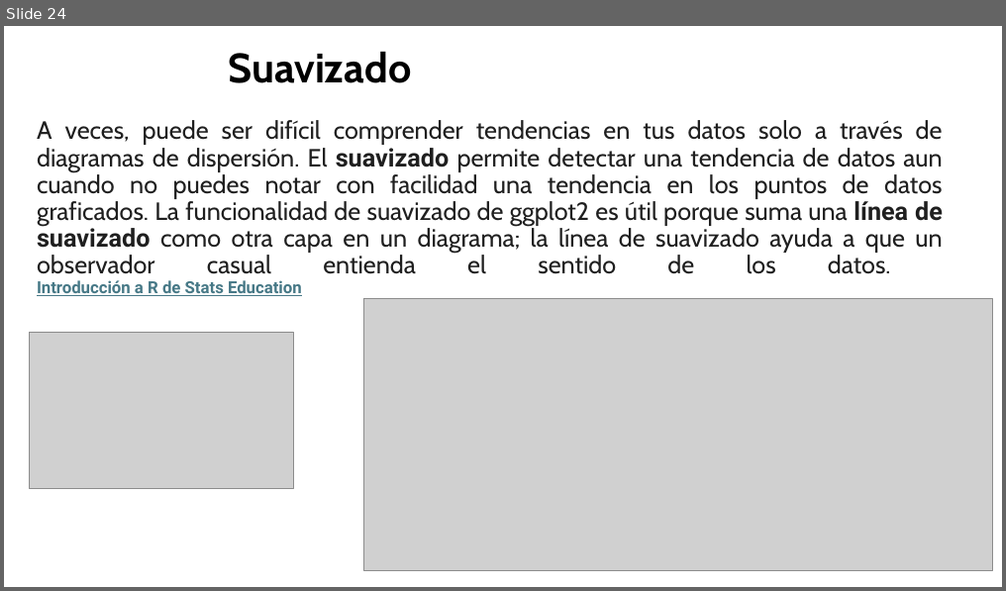
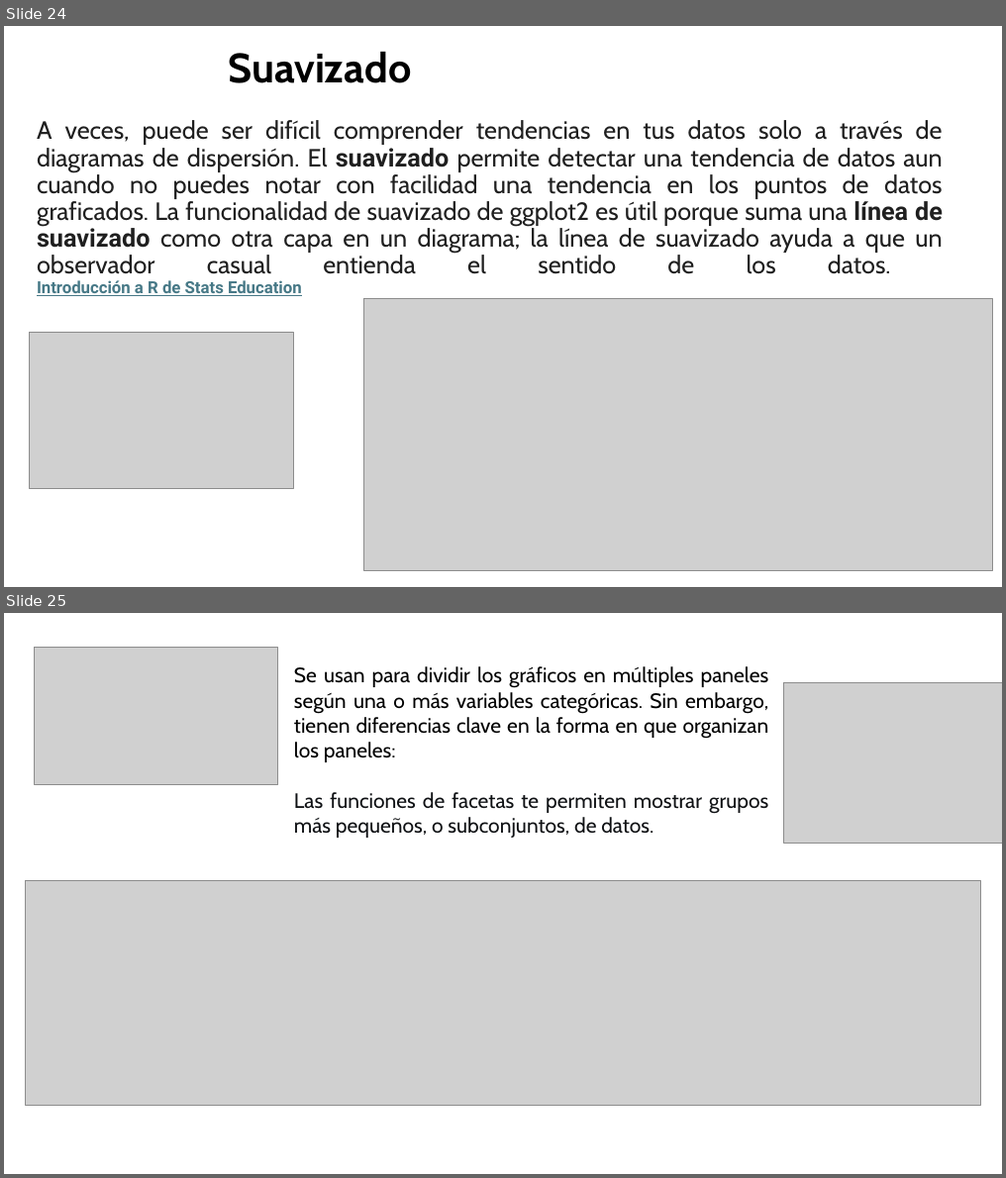
Before and after one commit to megath12/Data_Analysis_Google, a slide deck: 7_2_AnalisisD_programando_R.pptx. Shown one above the other, each under a label of ours: slide 24 before the commit, slides 24 and 25 after it. The pictures are 1006x591 and 1006x1178 pixels, drawn with LibreOffice and Linux fonts; fonts in the diff are those of the drawing; grey boxes stand for pictures. Boxes give left, top, right and bottom in pixels: in the first picture for what was removed or moved away, otherwise in the second. Text is boxed around its words. In the diff, an @@ line names an element or a change of style, - is before the commit and + after.

```diff
--- a/7_2_AnalisisD_programando_R.pptx
+++ b/7_2_AnalisisD_programando_R.pptx
@@ slide 25 added at (4,613,1002,1174), background #FFFFFF @@
@@ picture added at (35,648,278,784) @@
@@ text added at (294,666,769,838), 20 pt, text #000000 @@
+Se usan para dividir los gráficos en múltiples paneles según una o más variables categóricas. Sin embargo, tienen diferencias clave en la forma en que organizan los paneles:
+Las funciones de facetas te permiten mostrar grupos más pequeños, o subconjuntos, de datos.
@@ picture added at (784,682,1002,843) @@
@@ picture added at (26,880,981,1105) @@
```
Also in this commit, not shown: 2 other slides added, 1 other file.
